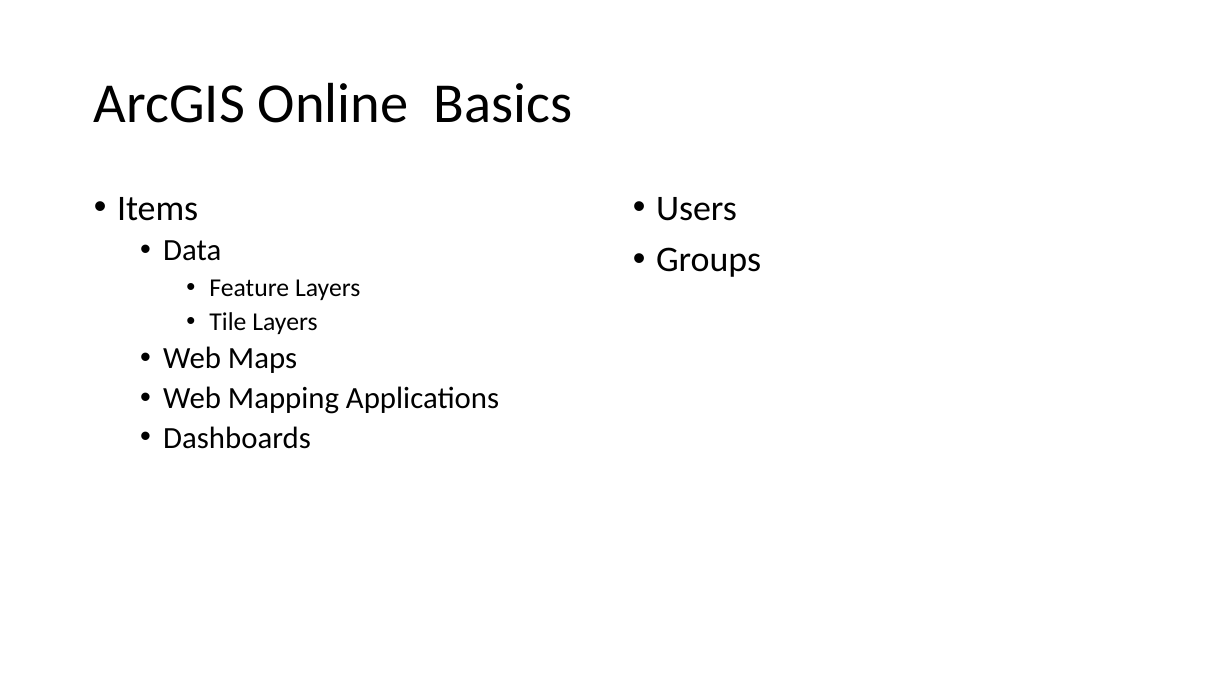
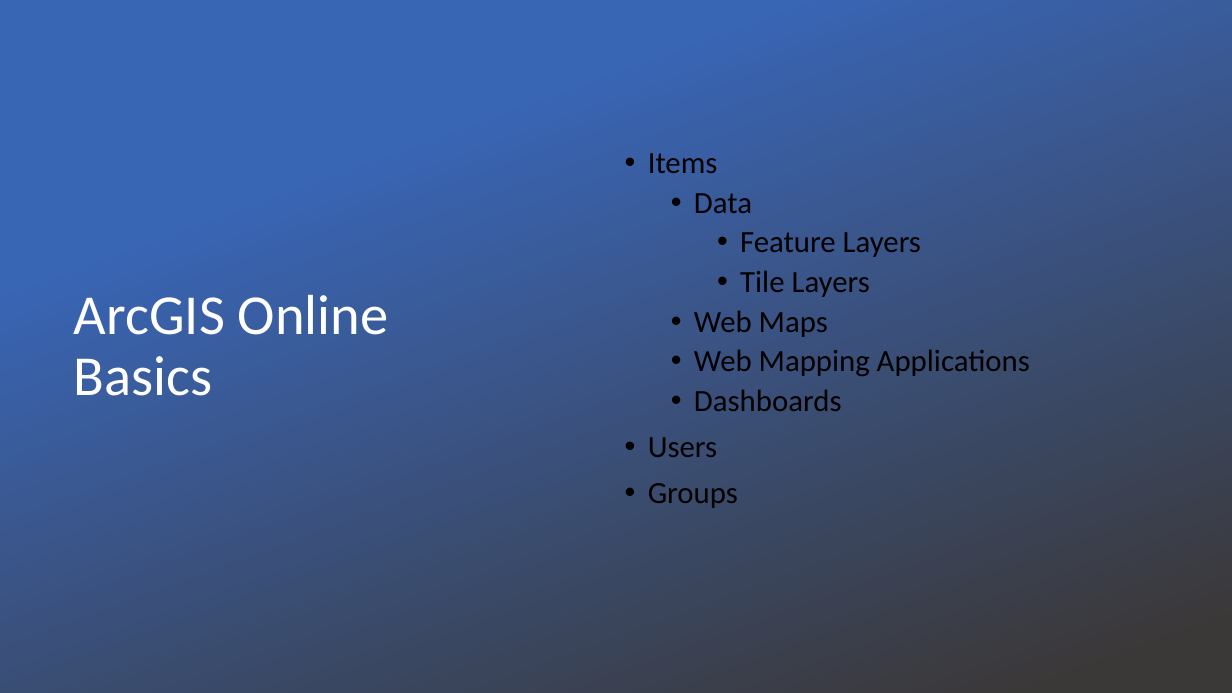
Before and after one commit to DanCranford/Workshop_Intermediate_1, a slide deck: slide 9 of Workshop 1.pptx. Drawn at 1232x693 pixels with LibreOffice and Linux fonts; fonts in the diff are those of the drawing; background and template pictures are left out. Boxes give left, top, right and bottom in pixels: in the first picture for what was removed or moved away, otherwise in the second. Text is boxed around its words. In the diff, an @@ line names an element or a change of style, - is before the commit and + after.

```diff
--- a/Workshop 1.pptx
+++ b/Workshop 1.pptx
@@ rectangle added at [0, 0, 1232, 693], fill gradient #3965B5 to #3B3838 @@
@@ text "Items": place and size @@
-text "Items" at [117, 197, 499, 449]
+text "Items" at [648, 153, 1030, 508]
@@ text "Items" at [648, 153, 1030, 508]: vertical alignment top to middle @@
@@ text at [648, 153, 921, 297]: size 28 to 24 pt in "Items"; size 20 to 24 pt in "Feature Layers", "Tile Layers" @@
@@ title "ArcGIS Online Basics": place and size @@
-title "ArcGIS Online Basics" at [94, 82, 573, 123]
+title "ArcGIS Online Basics" at [74, 295, 389, 396]
@@ title "ArcGIS Online Basics" at [74, 295, 389, 396]: text colour #000000 to #FFFFFF @@
@@ text removed at [656, 197, 761, 277] @@
-• Users
-• Groups
@@ text at [648, 437, 738, 508]: paragraphs added @@
+• Users
+• Groups
```
Also in this commit, not shown: 4 other slides changed, 2 slides added, 1 other file.
